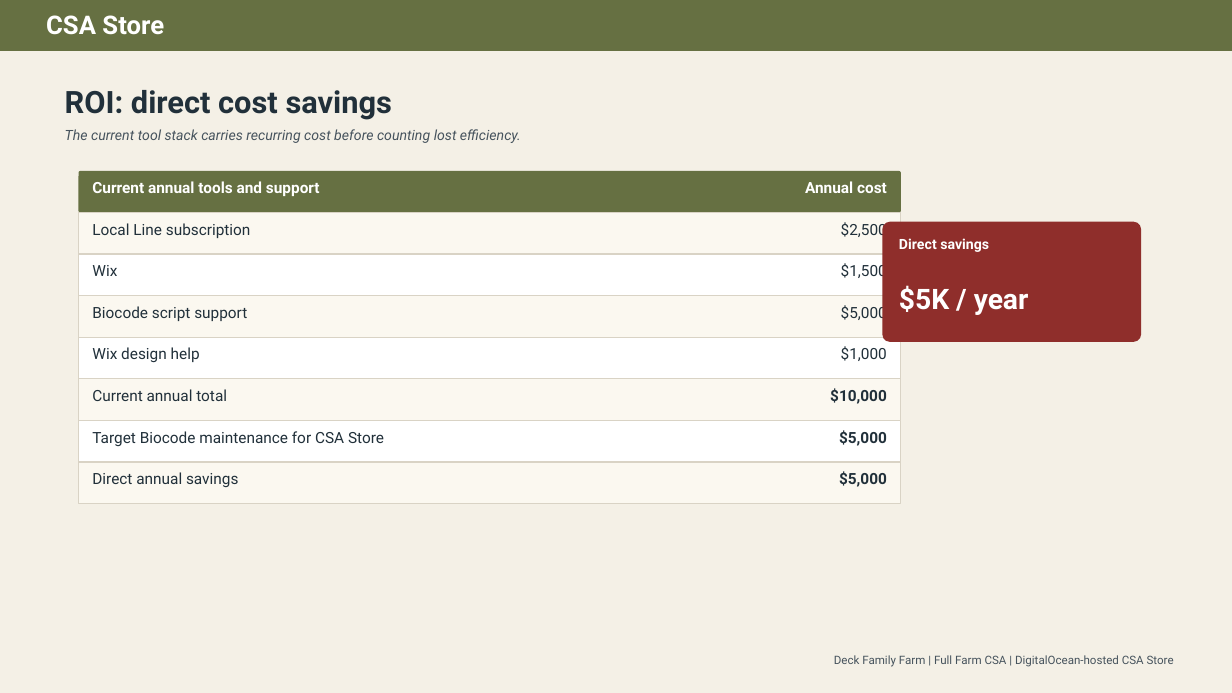
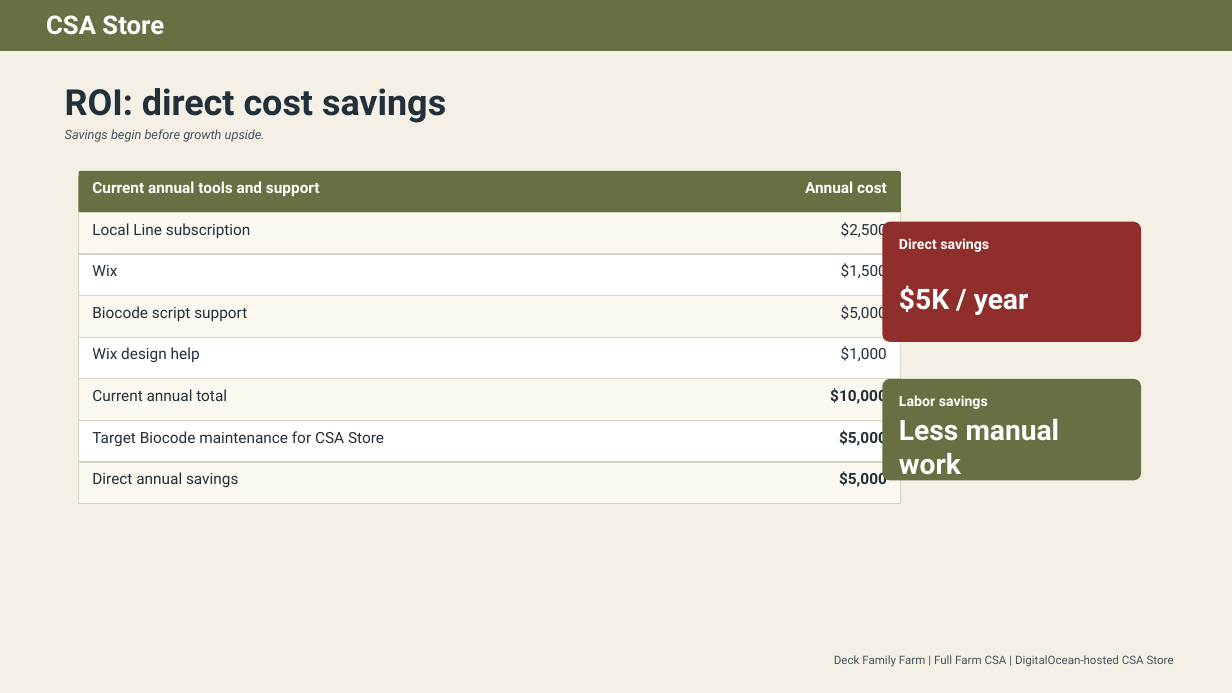
Before and after one commit to deckfamilyfarm/csa-store, a slide deck: slide 6 of docs/csa_store_application_overview_deck.pptx. Drawn at 1232x693 pixels with LibreOffice and Linux fonts; fonts in the diff are those of the drawing. Boxes give left, top, right and bottom in pixels: in the first picture for what was removed or moved away, otherwise in the second. Text is boxed around its words. In the diff, an @@ line names an element or a change of style, - is before the commit and + after.

```diff
--- a/docs/csa_store_application_overview_deck.pptx
+++ b/docs/csa_store_application_overview_deck.pptx
@@ text "ROI: direct cost savings" at [65, 88, 446, 123]: size 24 to 28 pt @@
@@ text at [65, 129, 265, 142]: text changed; size 11 to 10 pt @@
-The current tool stack carries recurring cost before counting lost efficiency.
+Savings begin before growth upside.
@@ rounded rectangle added at [883, 379, 1141, 481], fill #667042 @@
@@ text added at [899, 395, 988, 409], 11 pt, text #FFFFFF, bold @@
+Labor savings
@@ text added at [899, 419, 1060, 481], 22 pt, text #FFFFFF, bold @@
+Less manual work
```
Also in this commit, not shown: 10 other slides changed, 1 other file.
